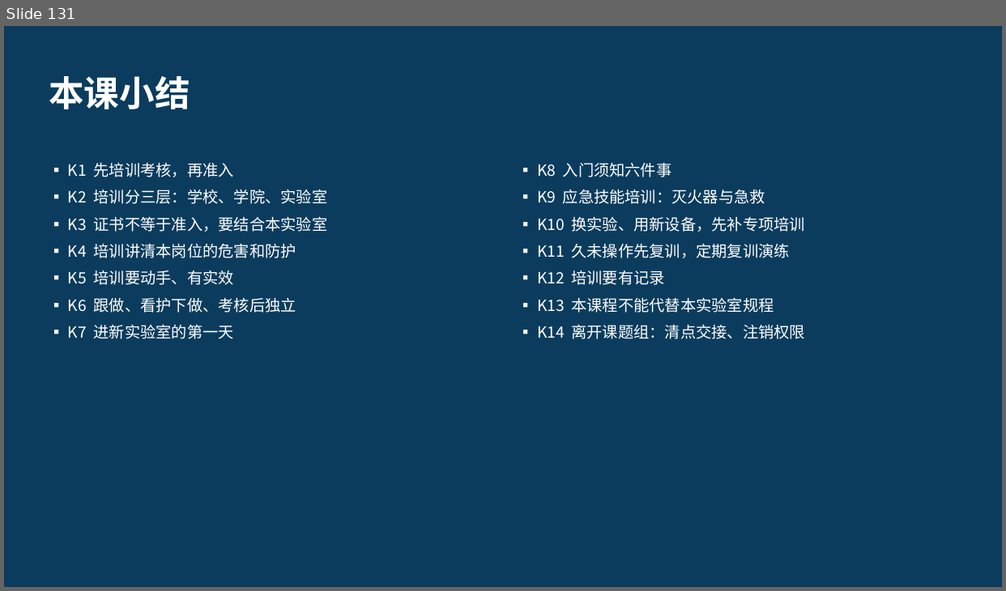
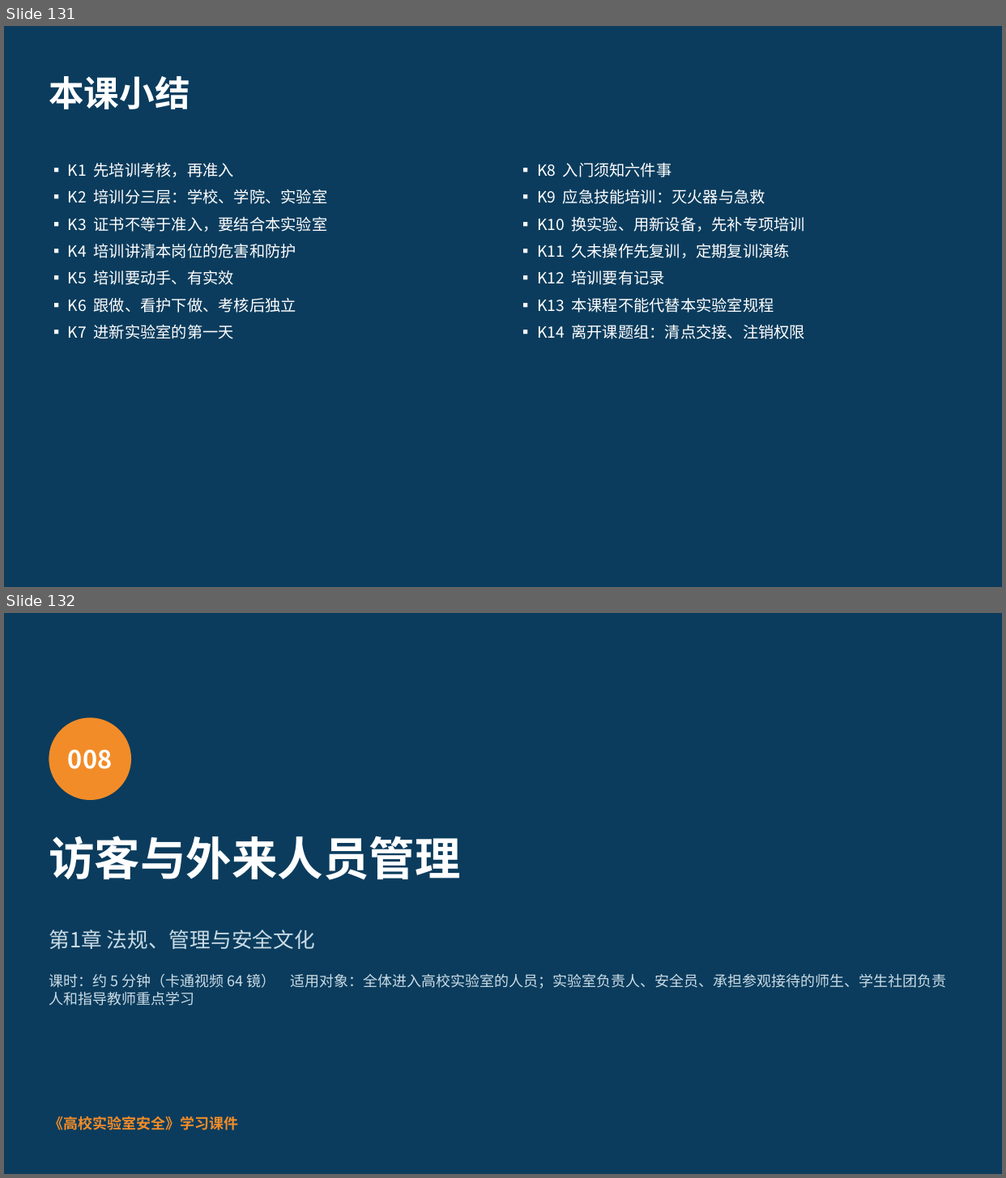
Before and after one commit to hanrongwx-max/videoyoutubo, a slide deck: course/高校实验室安全/课件/第1章_法规、管理与安全文化.pptx. Shown one above the other, each under a label of ours: slide 131 before the commit, slides 131 and 132 after it. The pictures are 1006x591 and 1006x1178 pixels, drawn with LibreOffice and Linux fonts; fonts in the diff are those of the drawing. Boxes give left, top, right and bottom in pixels: in the first picture for what was removed or moved away, otherwise in the second. Text is boxed around its words. In the diff, an @@ line names an element or a change of style, - is before the commit and + after.

```diff
--- a/course/高校实验室安全/课件/第1章_法规、管理与安全文化.pptx
+++ b/course/高校实验室安全/课件/第1章_法规、管理与安全文化.pptx
@@ slide 132 added at [4,613,1002,1174], background #0B3C5D @@
@@ ellipse added at [49,717,131,800], fill #F28C28 @@
@@ text added at [68,750,113,769], 24 pt, text #FFFFFF, bold @@
+008
@@ text added at [49,836,460,880], 44 pt, text #FFFFFF, bold @@
+访客与外来人员管理
@@ text added at [49,930,315,949], 20 pt, text #CADCE6 @@
+第1章 法规、管理与安全文化
@@ text added at [49,974,947,989], 14 pt, text #CADCE6 @@
+课时：约 5 分钟（卡通视频 64 镜） 适用对象：全体进入高校实验室的人员；实验室负责人、安全员、承担参观接待的师生、学生社团负责人和指导教师重点学习
@@ text added at [49,1116,238,1131], 14 pt, text #F28C28, bold @@
+《高校实验室安全》学习课件
```
Also in this commit, not shown: 21 other slides added, 2 other files.
